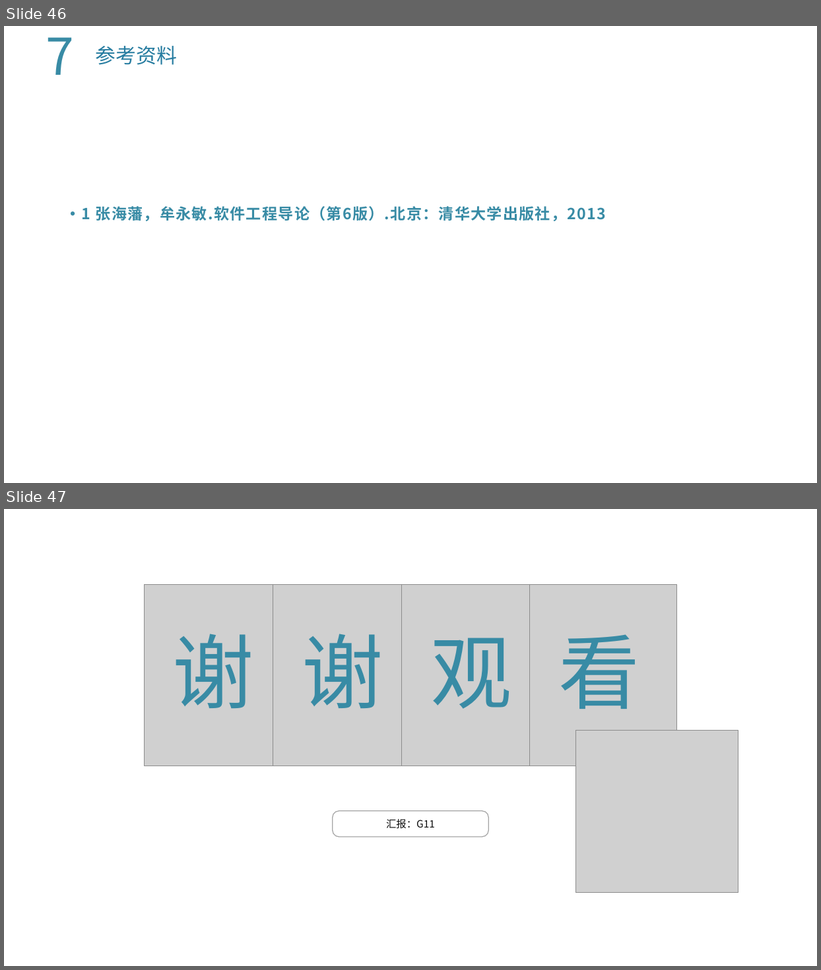
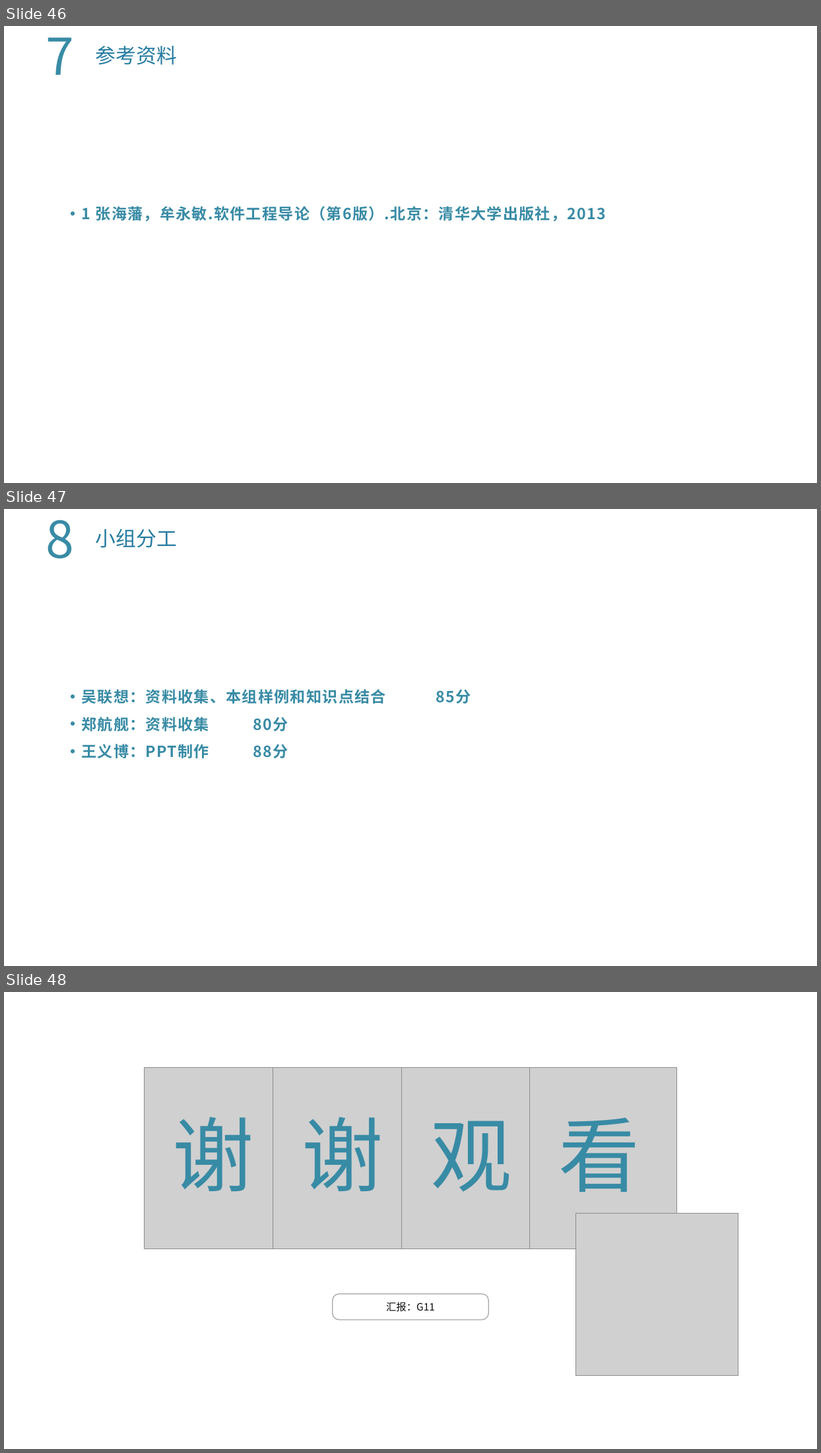
Before and after one commit to lenovo-wu/G11ZUCC, a slide deck: 翻转课堂2.pptx. Shown one above the other, each under a label of ours: slides 46 and 47 before the commit, slides 46, 47 and 48 after it. The pictures are 821x970 and 821x1453 pixels, drawn with LibreOffice and Linux fonts; fonts in the diff are those of the drawing; grey boxes stand for pictures; background and template pictures are left out. Boxes give left, top, right and bottom in pixels: in the first picture for what was removed or moved away, otherwise in the second. Text is boxed around its words. In the diff, an @@ line names an element or a change of style, - is before the commit and + after.

```diff
--- a/翻转课堂2.pptx
+++ b/翻转课堂2.pptx
@@ slide 47 added at [4,509,817,966], background picture (left out) @@
@@ text added at [46,520,75,559], 60 pt, text #388BA5 @@
+8
@@ text added at [96,529,177,548], 24 pt, text #267CA0 @@
+小组分工
@@ text added at [81,689,385,758], 18 pt, text #388BA5, bold @@
+• 吴联想：资料收集、本组样例和知识点结合 85分
+• 郑航舰：资料收集 80分
+• 王义博：PPT制作 88分
@@ what was slide 47 is now slide 48 @@
```
